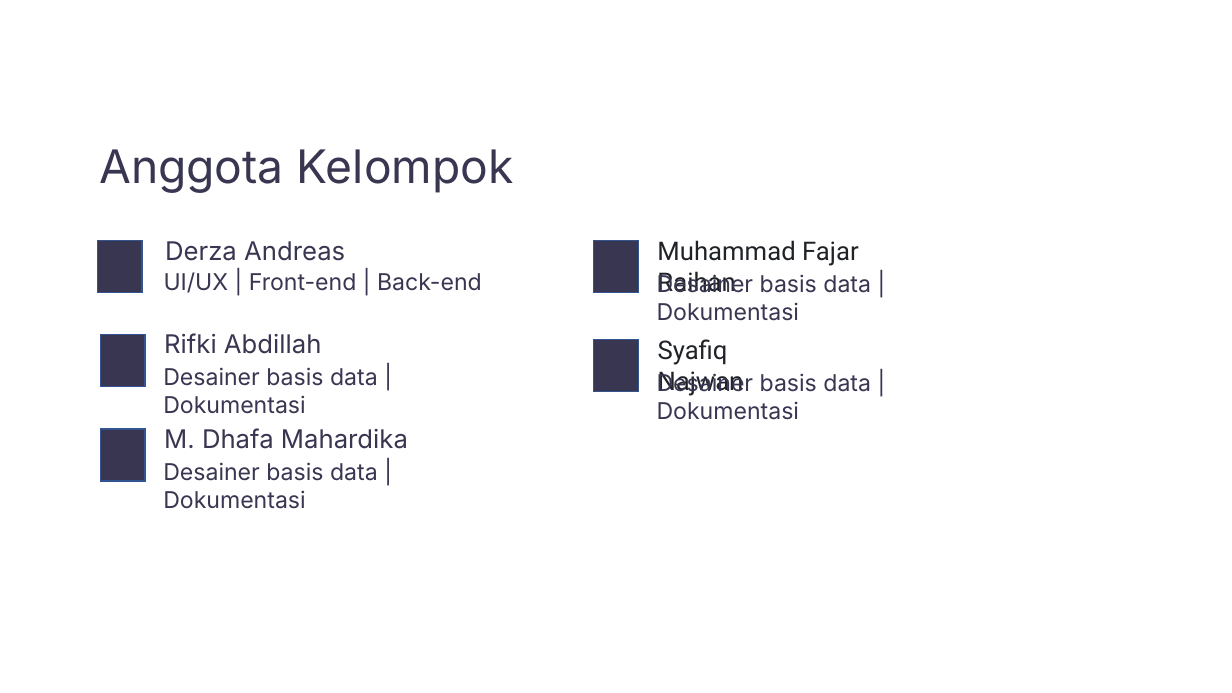
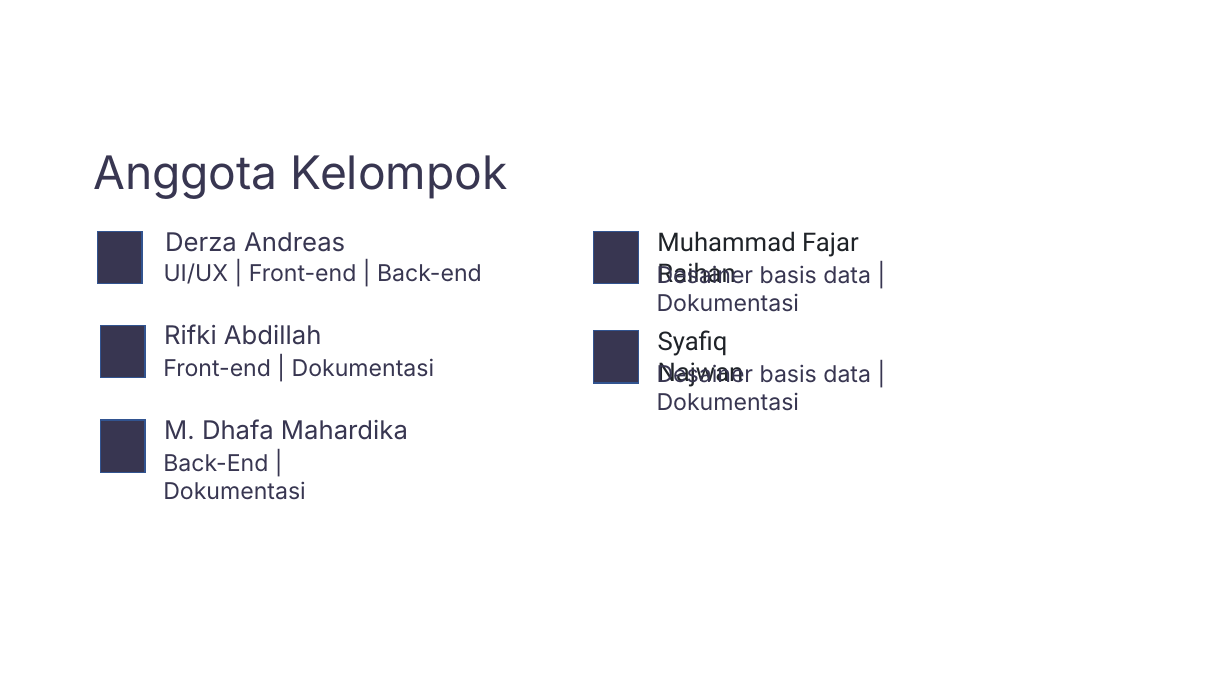
Before and after one commit to andrr64/KeuanganKu, a slide deck: slide 2 of assets/presentasi/presentasi.pptx. Drawn at 1232x693 pixels with LibreOffice and Linux fonts; fonts in the diff are those of the drawing. Boxes give left, top, right and bottom in pixels: in the first picture for what was removed or moved away, otherwise in the second. Text is boxed around its words. In the diff, an @@ line names an element or a change of style, - is before the commit and + after.

```diff
--- a/assets/presentasi/presentasi.pptx
+++ b/assets/presentasi/presentasi.pptx
@@ text "Anggota Kelompok": place and size @@
-text "Anggota Kelompok" at [99, 149, 514, 193]
+text "Anggota Kelompok" at [93, 155, 508, 199]
@@ 8 texts, 5 rectangles: place and size @@
-8 texts, 5 rectangles at [97, 240, 871, 482]
+8 texts, 5 rectangles at [97, 231, 871, 472]
@@ text at [163, 358, 435, 377]: text changed @@
-Desainer basis data | Dokumentasi
+Front-end | Dokumentasi
@@ text at [163, 454, 305, 500]: text changed @@
-Desainer basis data | Dokumentasi
+Back-End | Dokumentasi
```
Also in this commit, not shown: 2 other slides changed, 11 slides added, 3 slides removed.
